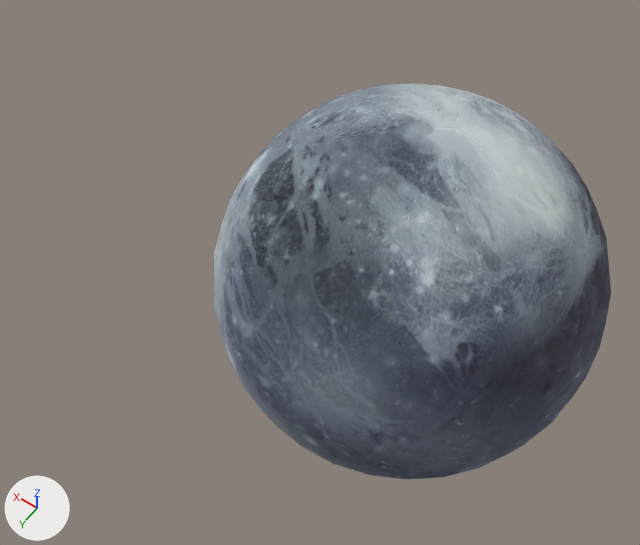
Two versions of the glTF model models3d/arcon/scene.gltf, one commit apart.
Both versions are drawn from a camera (50 mm lens) standing at (-7.19, 14.5, 20.82) and looking at (2.58, 0.83, -0.66). The axes (+X, +Y, +Z) are drawn at lower left. The lights are the same throughout. Where no turn or scale is listed for an object, it has been applied to the vertices.

Before the edit, the objects in view are built like this:
```python
mat_material_002 = principled_material('Material.002')
mat_material_002.texture = img_material_001_basecolor
mat_material_002.roughness = 0.8
me_sphere = bpy.data.meshes.new('Sphere')
me_sphere.from_pydata(...)  # a UV sphere (32 segments, 16 rings, poles along z) spanning x -1.0..1.0, y -1.0..1.0, z -1.0..1.0
me_sphere.materials.append(mat_material_002)  # picture img_material_001_basecolor
ob_sphere = bpy.data.objects.new('Sphere', me_sphere)
ob_sphere.location = (0.0, 0.0, 0.0)
ob_sphere.scale = (-5.72, -5.72, -5.72)
ob_text = bpy.data.objects.new('Text', None)
ob_text.location = (3.16, -17.33, -0.56)
ob_text.rotation_euler = (1.571, 0.0, -3.142)  # degrees (90, 0, -180)
ob_text.scale = (1.84, 1.84, 1.84)
```
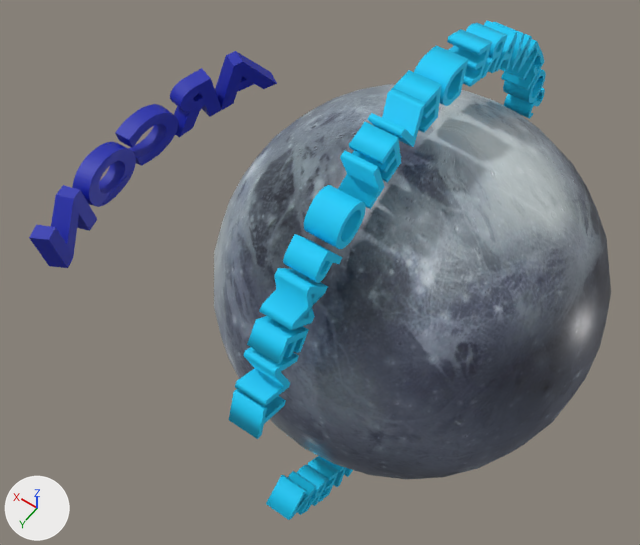
The change, as JSON lines over the scene's bpy script:
```json
{"op": "set", "path": "mat_material_002.roughness", "old": "0.8", "new": "0.345"}
{"op": "add", "block": "mat_material", "code": ["mat_material = principled_material('Material')", "mat_material.base_color = (0.00704, 0.017, 0.411)  # blue #1423ac", "mat_material.metallic = 0.0424"]}
{"op": "add", "block": "mat_material_004", "code": ["mat_material_004 = principled_material('Material.004')", "mat_material_004.base_color = (0.00205, 0.621, 0.974)  # cyan #07cffc", "mat_material_004.metallic = 0.0788", "mat_material_004.roughness = 0.745"]}
{"op": "add", "block": "me_text_001", "code": ["me_text_001 = bpy.data.meshes.new('Text.001')", "me_text_001.from_pydata(...)  # 618 vertices, 1236 faces; spans x -0.97..4.47, y -0.05..0.73, z 14.27..15.27", "me_text_001.materials.append(mat_material)  # blue #1423ac"]}
{"op": "add", "block": "me_text_004", "code": ["me_text_004 = bpy.data.meshes.new('Text.004')", "me_text_004.from_pydata(...)  # 276 vertices, 532 faces; spans x -0.44..0.44, y -17.68..-12.76, z 6.76..10.49", "me_text_004.materials.append(mat_material_004)  # cyan #07cffc"]}
{"op": "add", "block": "me_text_003", "code": ["me_text_003 = bpy.data.meshes.new('Text.003')", "me_text_003.from_pydata(...)  # 1308 vertices, 2572 faces; spans x -0.44..0.44, y -19.31..-4.57, z 1.61..7.55", "me_text_003.materials.append(mat_material_004)  # cyan #07cffc"]}
{"op": "set", "path": "ob_text", "old": "bpy.data.objects.new('Text', None)", "new": "bpy.data.objects.new('Text', me_text_001)"}
{"op": "set", "path": "ob_text.location", "old": "(3.16, -17.33, -0.56)", "new": "(-18.74, 0.0, 2.77)"}
{"op": "set", "path": "ob_text.rotation_euler", "old": "(1.571, 0.0, -3.142)", "new": "(1.685, 0.137, 1.46)", "note": "degrees (90, 0, -180) -> degrees (97, 7.8, 84)"}
{"op": "set", "path": "ob_text.scale", "old": "(1.84, 1.84, 1.84)", "new": "(1.96, 1.96, 1.96)"}
{"op": "add", "block": "ob_text_002", "code": ["ob_text_002 = bpy.data.objects.new('Text.002', me_text_004)", "ob_text_002.location = (0.11, 19.25, -14.5)"]}
{"op": "add", "block": "ob_text_001", "code": ["ob_text_001 = bpy.data.objects.new('Text.001', me_text_003)", "ob_text_001.location = (0.13, 11.97, 0.1)"]}
```

Boxes (x1, y1, x2, y2) around the edits, measured in the pictures (640 x 545 px):
```json
{"object": "Sphere", "change": "surface changed", "before": [214, 83, 611, 470], "after": [214, 83, 611, 470]}
{"object": "Text.001", "change": "added", "after": [229, 21, 546, 439], "on screen": "cyan"}
{"object": "Text", "change": "now drawn", "after": [29, 51, 277, 268], "on screen": "blue"}
{"object": "Text.002", "change": "added", "after": [266, 456, 353, 520], "on screen": "cyan"}
```
